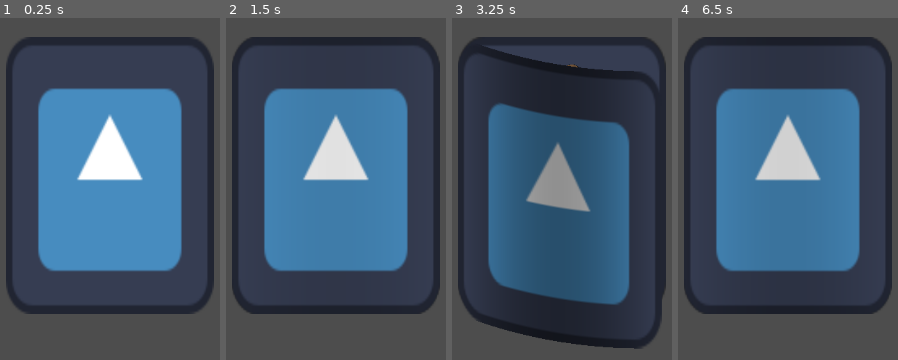
Above: before the commit, frames 1-4 (left to right).
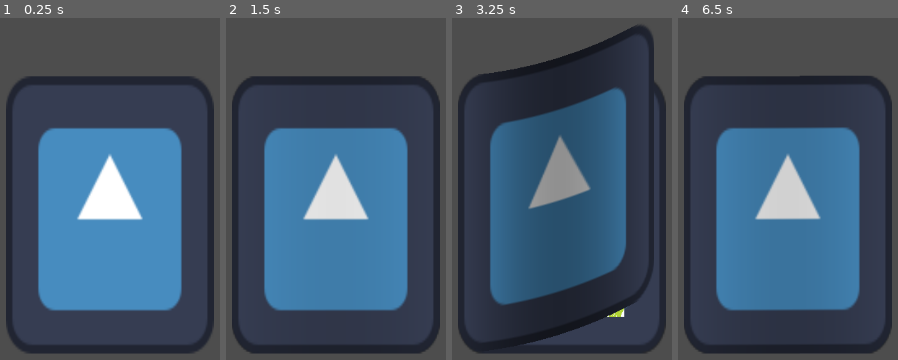
Above: after the commit, the same moments.

Repository: BK3000gamer/ISO
Game: Godot game, scene res://test.tscn
The game is run twice, just before and just after one commit, with the same random seed, the same clock (stepped at 60 frames per second) and the same inputs. The engine's default icon, where the game draws it, is replaced by a stand-in: a white triangle on a blue panel in a dark square.
Inputs (mouse positions are in pixels of both pictures, inside the frame that each line leads up to):
- Up to frame 1 (0.25 s): no input
- Up to frame 2 (1.5 s): tap Enter at 0.5 s; move the mouse to (424, 216) at 0.52 s; click (424, 216) at 0.67 s; tap Space at 1.25 s; drag from (336, 175) to (outside the picture) at 1.27 s
- Up to frame 3 (3.25 s): move the mouse to (564, 100) at 2.02 s; click (564, 100) at 2.17 s; tap Enter at 2.75 s; drag from (562, 175) to (outside the picture) at 2.77 s
- Up to frame 4 (6.5 s): drag from (790, 100) to (739, 236) at 3.52 s; tap Space at 4.25, 5.75 s; drag from (outside the picture) to (outside the picture) at 4.27 s; tap Enter at 5 s; move the mouse to (739, 236) at 5.02 s; click (739, 236) at 5.17 s; drag from (788, 175) to (outside the picture) at 5.77 s

The runs differ from the first frame. In frame 1, 31% of the frame differs, in the area x 2-98%, y 5-98%; in frame 2, 45%; in frame 3, 25%; in frame 4, 45%, in the area x 2-98%, y 5-99%.

Commit message:
page arc

Diff:
--- a/iso/PageScenes/Page_3(Puzzle).tscn
+++ b/iso/PageScenes/Page_3(Puzzle).tscn
@@ -39,6 +39,7 @@
 anchor_bottom = 1.0
 grow_horizontal = 2
 grow_vertical = 2
+scale = Vector2(1, 1.0386672)
 texture = ExtResource("2_jlupo")
 expand_mode = 1
 
--- a/iso/PageScenes/Page_7(Puzzle).tscn
+++ b/iso/PageScenes/Page_7(Puzzle).tscn
@@ -39,6 +39,7 @@
 anchor_bottom = 1.0
 grow_horizontal = 2
 grow_vertical = 2
+scale = Vector2(1, 1.0339155)
 texture = ExtResource("2_d1ag4")
 expand_mode = 1
 
--- a/iso/page_logic.gd
+++ b/iso/page_logic.gd
@@ -5,6 +5,7 @@
 signal flip_completed # This tells the manager if page is flipped
 #mouse dragging
 var dragging: bool = false
+var origin_right: bool = false
 @export var drag_sens: float = 1.15
 @export var flip_speed: float = 1.0
 @export var segment_n: int = 50
@@ -27,6 +28,8 @@
 	#Mouse movement detection
 	if event is InputEventMouseButton and event.button_index == MOUSE_BUTTON_LEFT:
 		dragging = event.pressed
+		if dragging:
+			origin_right =  move < 0.5
 		#goes to otherside if page is over 50% flipped
 		if not dragging:
 			precise_move = 1.0 if move > 0.5 else 0.0
@@ -42,16 +45,23 @@
 	var clamped_end = clamp((move - 0.5) * 2.0, 0.0, 1.0)
 
 	# pow is the twerp equivalent
-	var _to_middle: float = pow(clamped_middle, 5.0)
-	var _to_end: float = 1.0 - pow(1.0 - clamped_end, 5.0)
+	var _to_middle: float = pow(clamped_middle, 4.0)
+	var _to_end: float = 1.0 - pow(1.0 - clamped_end, 4.0)
 
 	var _start_dir: float = 0.0
 	var _start_bend: float = 0.0
 
-	var _mid_dir: float = 160.0
-	var _mid_bend: float = -180.0 / segment_n
+	var _mid_dir: float
+	var _mid_bend: float
 
-	var _end_dir: float = 180.0
+	if origin_right:
+		_mid_dir = -20.0
+		_mid_bend = -140.0 / segment_n
+	else:
+		_mid_dir = -160.0
+		_mid_bend = 140.0 / segment_n
+
+	var _end_dir: float = -180.0
 	var _end_bend: float = 0.0
 
 	#at least lerps the same
--- a/iso/test.tscn
+++ b/iso/test.tscn
@@ -6,7 +6,6 @@
 [node name="test" type="Node2D" unique_id=238184420]
 
 [node name="BookManager" parent="." unique_id=2069778489 instance=ExtResource("1_37kl0")]
-position = Vector2(552, 433)
+position = Vector2(552, 490)
 
 [node name="Dialog Player" parent="." unique_id=1768616142 instance=ExtResource("2_8uh7m")]
-scene_text_file = "res://dialogue.json"
